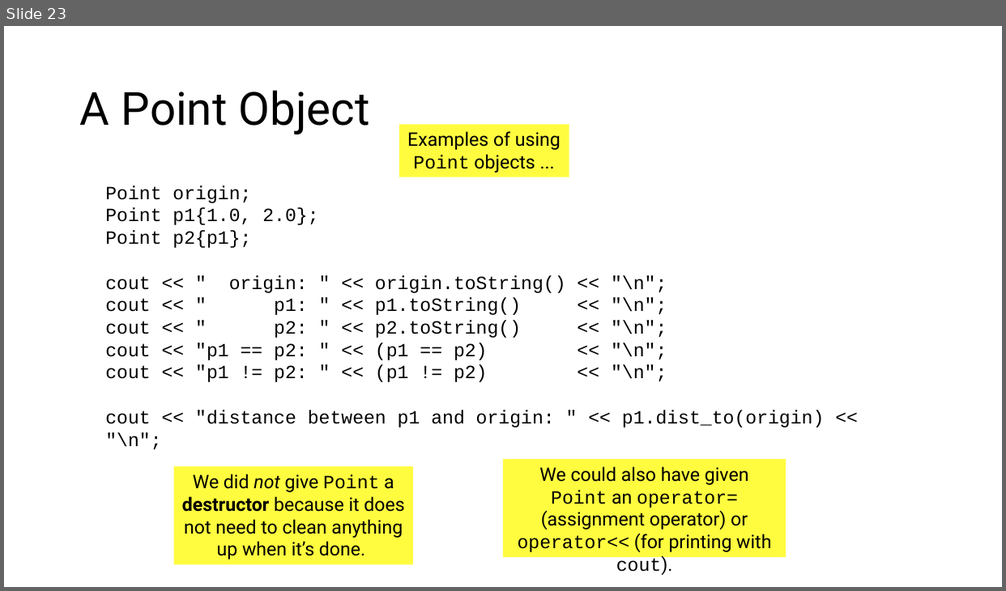
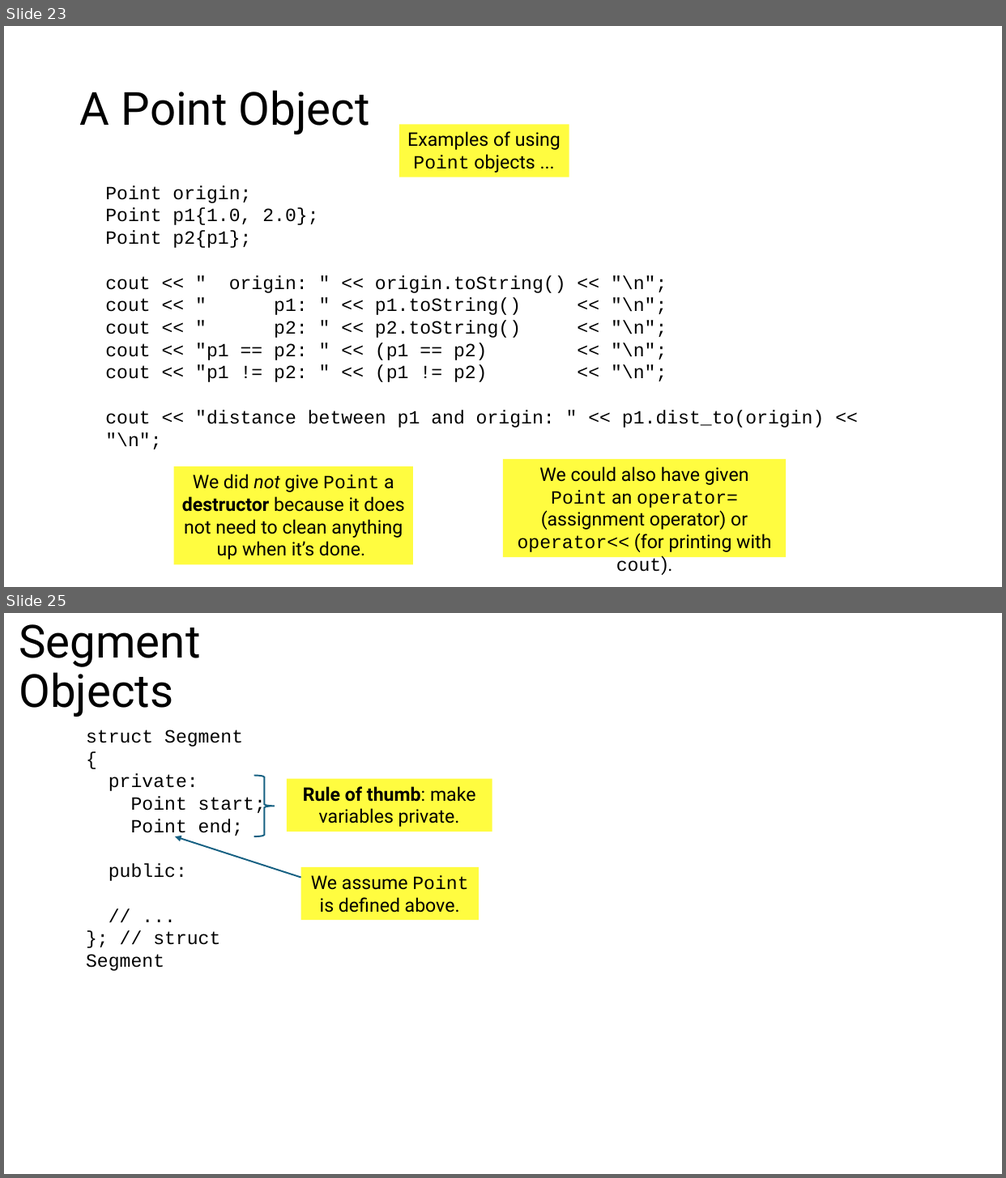
Before and after one commit to tjd1234/cmpt125spring2026, a slide deck: notes/week5/week5.pptx. Shown one above the other, each under a label of ours: slide 23 before the commit, slides 23 and 25 after it; the slides between them are not shown. The pictures are 1006x591 and 1006x1178 pixels, drawn with LibreOffice and Linux fonts; fonts in the diff are those of the drawing. Boxes give left, top, right and bottom in pixels: in the first picture for what was removed or moved away, otherwise in the second. Text is boxed around its words. In the diff, an @@ line names an element or a change of style, - is before the commit and + after.

```diff
--- a/notes/week5/week5.pptx
+++ b/notes/week5/week5.pptx
@@ slide 25 added at box(4, 613, 1002, 1174), background #FFFFFF @@
@@ title added at box(19, 624, 200, 717), 44 pt, text #000000 @@
+Segment Objects
@@ text added at box(86, 730, 266, 971), 18 pt, text #000000 @@
+struct Segment
+{
+private:
+Point start;
+Point end;
+public:
+// ...
+}; // struct Segment
@@ right brace added at box(254, 776, 275, 837), outline #156082 1.5 pt @@
@@ rectangle added at box(286, 778, 492, 832), fill #FFFC00 at 75% opacity, 18 pt, text #000000 @@
+Rule of thumb: make variables private.
@@ arrow added from (301, 877) to (175, 837), #156082 1.5 pt @@
@@ rectangle added at box(301, 867, 479, 921), fill #FFFC00 at 75% opacity, 18 pt, text #000000 @@
+We assume Point is defined above.
```
Also in this commit, not shown: 11 other slides added, 12 other files.
